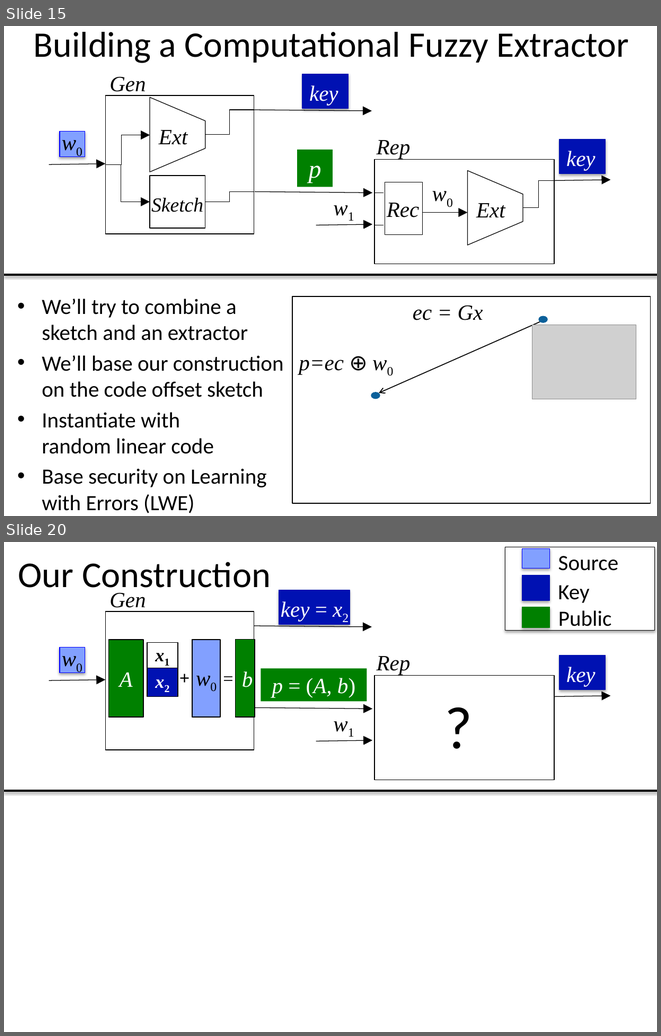
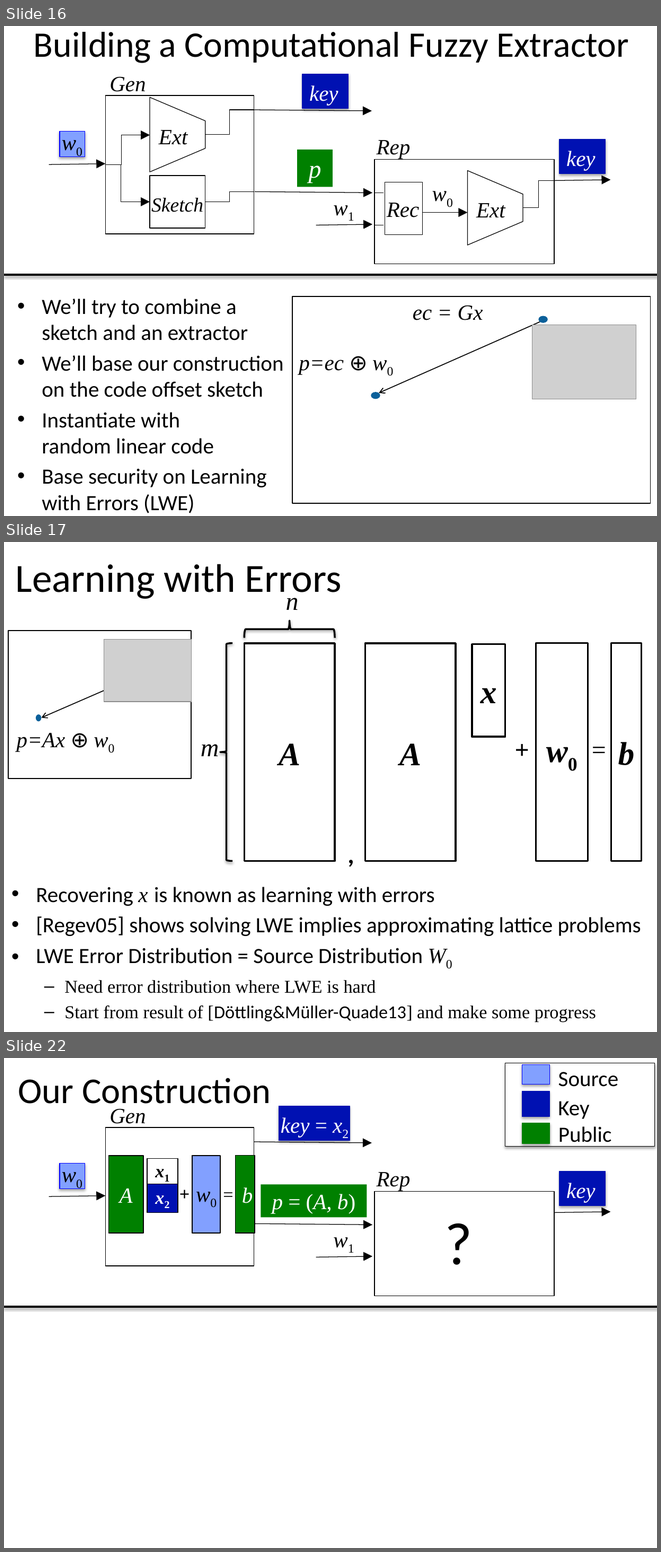
Before and after one commit to xianruimeng/comp-fuzzy-ext, a slide deck: ComputationalFuzzyExtractors-Asiacrypt.pptx. Shown one above the other, each under a label of ours: slides 15 and 20 before the commit, slides 16, 17 and 22 after it; the slides between them are not shown. The pictures are 661x1036 and 661x1552 pixels, drawn with LibreOffice and Linux fonts; fonts in the diff are those of the drawing; grey boxes stand for pictures. Boxes give left, top, right and bottom in pixels: in the first picture for what was removed or moved away, otherwise in the second. Text is boxed around its words. In the diff, an @@ line names an element or a change of style, - is before the commit and + after.

```diff
--- a/ComputationalFuzzyExtractors-Asiacrypt.pptx
+++ b/ComputationalFuzzyExtractors-Asiacrypt.pptx
@@ slide 17 added at box(4, 542, 657, 1032), background #FFFFFF @@
@@ title added at box(16, 564, 341, 601), 44 pt, text #000000 @@
+Learning with Errors
@@ text added at box(286, 590, 299, 610), 28 pt, text #000000, italic @@
+n
@@ left brace added at box(244, 620, 335, 637), outline #000000 2 pt @@
@@ rectangle added at box(9, 630, 192, 778), outline #000000 1 pt @@
@@ picture added at box(104, 640, 192, 702) @@
@@ left brace added at box(220, 643, 232, 861), outline #000000 2 pt @@
@@ rectangle added at box(244, 643, 335, 861), outline #000000 2 pt, 36 pt, text #000000, bold, italic @@
+A
@@ rectangle added at box(365, 643, 456, 861), outline #000000 2 pt, 36 pt, text #000000, bold, italic @@
+A
@@ rectangle added at box(472, 644, 505, 737), outline #000000 2 pt, 36 pt, text #000000, bold, italic @@
+x
@@ rectangle added at box(536, 643, 588, 861), outline #000000 2 pt, 36 pt, text #000000, bold, italic @@
+w0
@@ rectangle added at box(611, 643, 641, 861), outline #000000 2 pt, 36 pt, text #000000, bold, italic @@
+b
@@ arrow added from (153, 669) to (41, 717), #000000 1 pt @@
@@ ellipse added at box(36, 714, 41, 722), fill #0B609A @@
@@ text added at box(508, 730, 528, 767), 28 pt, text #000000, bold @@
++
@@ text added at box(585, 730, 606, 767), 28 pt, text #000000 @@
+=
@@ text added at box(17, 733, 65, 751), 24 pt, text #000000, italic @@
+p=Ax ⊕ w0
@@ text added at box(201, 744, 219, 756), 28 pt, text #000000, italic @@
+m
@@ text added at box(341, 835, 355, 872), 28 pt, text #000000, bold @@
+,
@@ text added at box(36, 886, 641, 1022), 24 pt, text #000000 @@
+• Recovering x is known as learning with errors
+• [Regev05] shows solving LWE implies approximating lattice problems
+• LWE Error Distribution = Source Distribution W0
+  – Need error distribution where LWE is hard
+  – Start from result of [Döttling&Müller-Quade13] and make some progress
@@ what was slide 15 is now slide 16 @@
@@ what was slide 20 is now slide 22 @@
```
Also in this commit, not shown: 16 slides changed, 1 other slide added.
